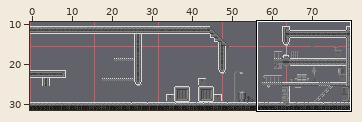
Tiled map: resource/maps/fifth_level.tmx. The picture above shows the old version from afar; the outline marks the close-up.
Close-up. Before the edit:
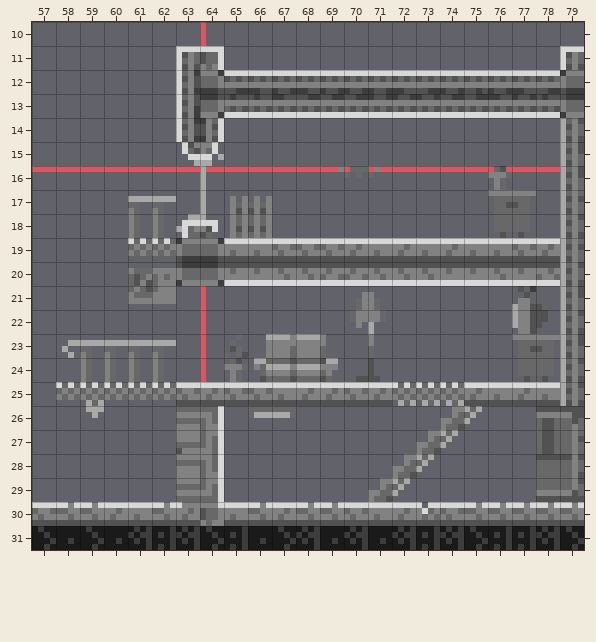
Cells are 4x4 px. Shown: x 57..79, y 10..31. The commit also changed other parts of the map, which this record leaves out.
And afterwards:
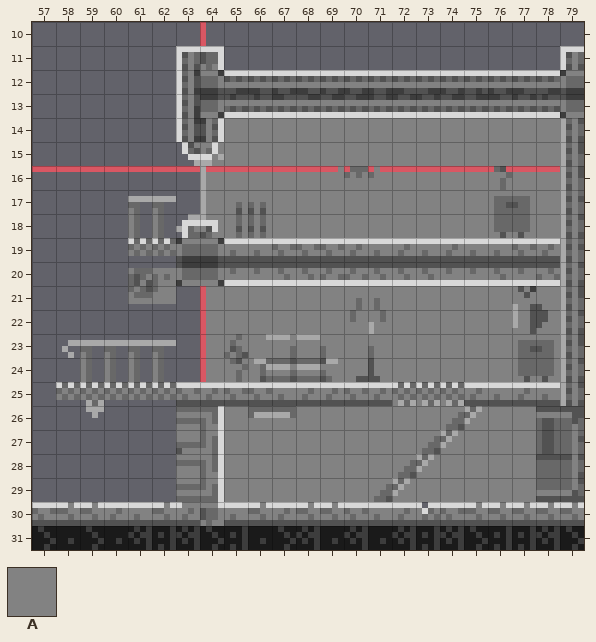
Key: from "city_tileset": A 36.
_ is an empty cell, . an unchanged one.
Tiles of an added or newly shown layer are drawn over the layers below it.
The exact change:
--- layer "background" (added)
@@ x 64..78 @@
-14 .______________
-15 _______________
-16 _______________
-17 _______________
-18 __.____________
+14 .AAAAAAAAAAAAAA
+15 AAAAAAAAAAAAAAA
+16 AAAAAAAAAAAAAAA
+17 AAAAAAAAAAAAAAA
+18 AA.AAAAAAAAAAAA
@@ x 64..78 @@
-21 _______________
-22 _______________
-23 ___..__________
-24 ___..__________
-25 ........___....
-26 ._____________.
-27 ._____________.
-28 ._____________.
-29 ._____________.
+21 AAAAAAAAAAAAAAA
+22 AAAAAAAAAAAAAAA
+23 AAA..AAAAAAAAAA
+24 AAA..AAAAAAAAAA
+25 ........AAA....
+26 .AAAAAAAAAAAAA.
+27 .AAAAAAAAAAAAA.
+28 .AAAAAAAAAAAAA.
+29 .AAAAAAAAAAAAA.
Changed places in both close-ups, as pixel boxes (x1, y1, x2, y2):
added: (206, 118, 560, 238)
added: (206, 286, 560, 502)
